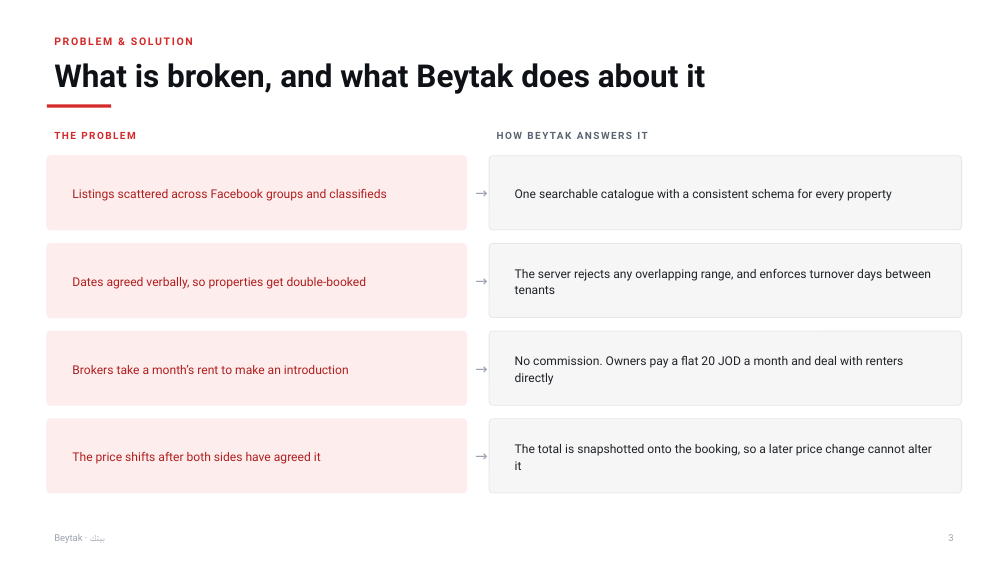
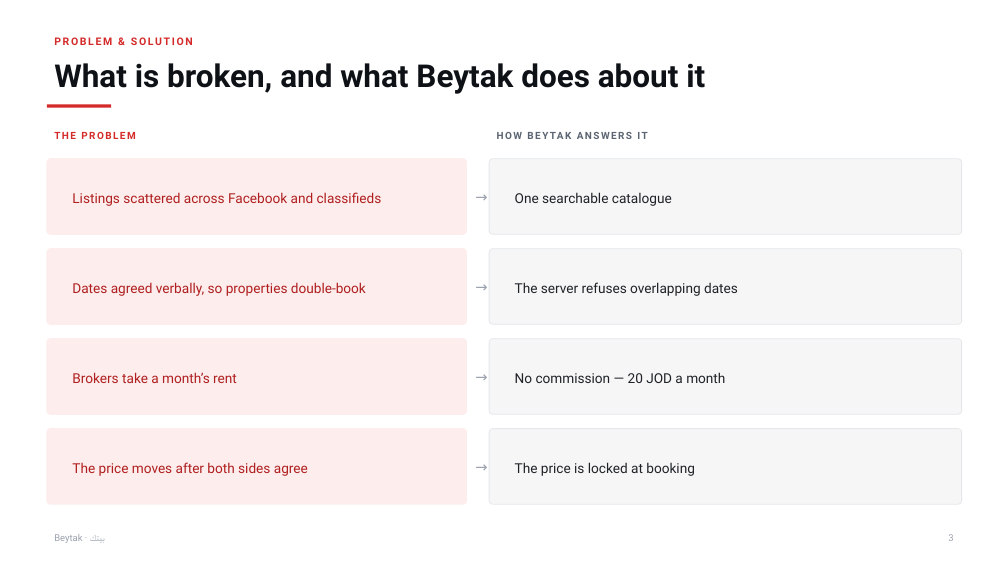
Before and after one commit to dawudasasfeh/OCS_Final_Project, a slide deck: slide 3 of docs/Beytak-Deck.pptx. Drawn at 1008x567 pixels with LibreOffice and Linux fonts; fonts in the diff are those of the drawing. Boxes give left, top, right and bottom in pixels: in the first picture for what was removed or moved away, otherwise in the second. Text is boxed around its words. In the diff, an @@ line names an element or a change of style, - is before the commit and + after.

Commit message:
docs: verify every requirement against the code, and simplify the deck
The requirements document was written ahead of the work and never updated. It
reported 23 met, 35 partial and 34 not implemented; the real figures are 85 met
and 1 outstanding. Every mark was checked against the code rather than assumed —
FR-2.2's subscription guard, FR-4.2's overlap rejection, FR-4.6's price
snapshot, FR-8.5's approved-only filter, FR-9.4.1's nine role attributes, and so
on. It was a self-reported scorecard claiming thirty-odd features were missing
that had in fact been built.

The one that stays open is FR-9.1.1: nothing lists registered users with their
subscription status, and grant and revoke both take a userId an administrator
has no way to look up.

Two were corrected the other way during the check. FR-2.6 is met — there is a
"Make main" button, so an owner does designate the primary image. FR-9.4.2 is
met as of this branch, now that administrators are refused listings and
bookings.

The deck drops the paragraphs for phrase-length cues: the slides are read from
the back of a room, not to the audience.

```diff
--- a/docs/Beytak-Deck.pptx
+++ b/docs/Beytak-Deck.pptx
@@ text at bbox=[72, 192, 382, 206]: text changed; size 11.5 to 13 pt @@
-Listings scattered across Facebook groups and classifieds
+Listings scattered across Facebook and classifieds
@@ text at bbox=[515, 192, 672, 206]: text changed; size 11.5 to 13 pt @@
-One searchable catalogue with a consistent schema for every property
+One searchable catalogue
@@ 4 rounded rectangles, 2 texts: place and size @@
-4 rounded rectangles, 2 texts at bbox=[47, 156, 962, 318]
+4 rounded rectangles, 2 texts at bbox=[47, 159, 962, 324]
@@ text at bbox=[72, 282, 366, 296]: text changed; size 11.5 to 13 pt @@
-Dates agreed verbally, so properties get double-booked
+Dates agreed verbally, so properties double-book
@@ text at bbox=[515, 282, 738, 296]: text changed; size 11.5 to 13 pt @@
-The server rejects any overlapping range, and enforces turnover days between tenants
+The server refuses overlapping dates
@@ text at bbox=[72, 372, 237, 383]: text changed; size 11.5 to 13 pt @@
-Brokers take a month’s rent to make an introduction
+Brokers take a month’s rent
@@ text at bbox=[515, 372, 725, 383]: text changed; size 11.5 to 13 pt @@
-No commission. Owners pay a flat 20 JOD a month and deal with renters directly
+No commission — 20 JOD a month
@@ proportions changed in 8 elements at bbox=[489, 159, 962, 234], bbox=[47, 159, 467, 234], bbox=[489, 249, 962, 324], bbox=[47, 249, 467, 324], bbox=[489, 339, 962, 414], bbox=[47, 339, 467, 414], bbox=[489, 429, 962, 504], bbox=[47, 429, 467, 504] @@
@@ 4 rounded rectangles, 2 texts: place and size @@
-4 rounded rectangles, 2 texts at bbox=[47, 331, 962, 493]
+4 rounded rectangles, 2 texts at bbox=[47, 339, 962, 504]
@@ text at bbox=[72, 462, 308, 476]: text changed; size 11.5 to 13 pt @@
-The price shifts after both sides have agreed it
+The price moves after both sides agree
@@ text at bbox=[515, 462, 695, 476]: text changed; size 11.5 to 13 pt @@
-The total is snapshotted onto the booking, so a later price change cannot alter it
+The price is locked at booking
```
Also in this commit, not shown: 2 other slides changed, 1 other file.
